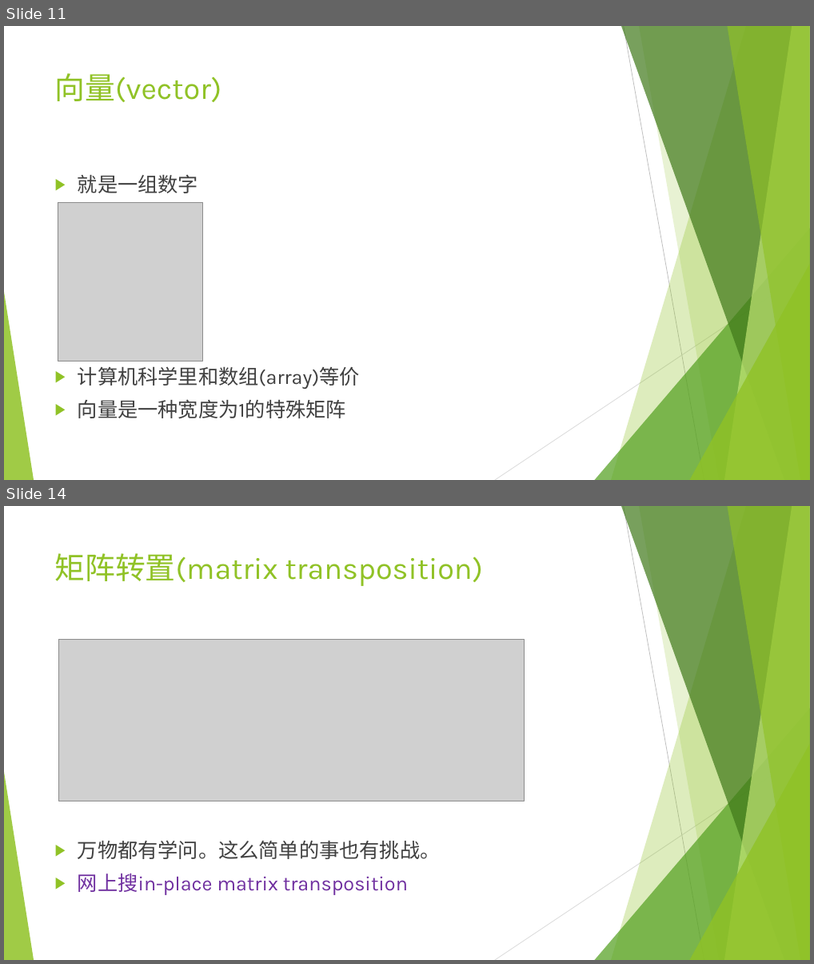
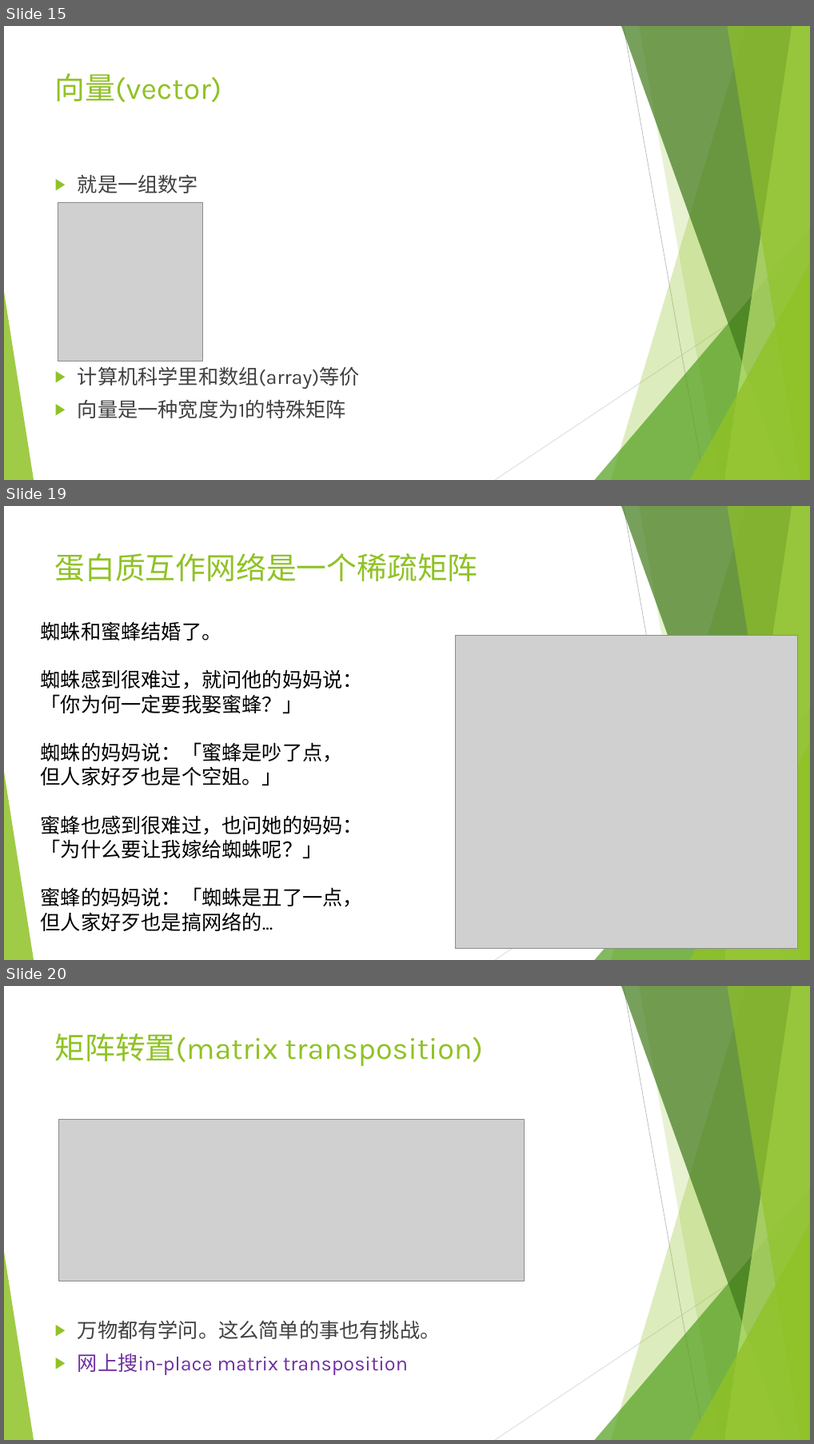
Before and after one commit to wangyi-fudan/BIOL130173, a slide deck: 1_linear_algebra.pptx. Shown one above the other, each under a label of ours: slides 11 and 14 before the commit, slides 15, 19 and 20 after it; the slides between them are not shown. The pictures are 814x964 and 814x1444 pixels, drawn with LibreOffice and Linux fonts; fonts in the diff are those of the drawing; grey boxes stand for pictures. Boxes give left, top, right and bottom in pixels: in the first picture for what was removed or moved away, otherwise in the second. Text is boxed around its words. In the diff, an @@ line names an element or a change of style, - is before the commit and + after.

```diff
--- a/1_linear_algebra.pptx
+++ b/1_linear_algebra.pptx
@@ slide 19 added at (4, 506, 810, 960), background #FFFFFF; not listed: 10 template elements that a slide beside it also shows @@
@@ title added at (55, 553, 478, 582), 36 pt, text #90C226 @@
+蛋白质互作网络是一个稀疏矩阵
@@ text added at (41, 621, 363, 931), 24 pt, text #000000 @@
+蜘蛛和蜜蜂结婚了。
+蜘蛛感到很难过，就问他的妈妈说：「你为何一定要我娶蜜蜂？」
+蜘蛛的妈妈说：「蜜蜂是吵了点，但人家好歹也是个空姐。」
+蜜蜂也感到很难过，也问她的妈妈：「为什么要让我嫁给蜘蛛呢？」
+蜜蜂的妈妈说：「蜘蛛是丑了一点，但人家好歹也是搞网络的...
@@ picture added at (456, 636, 798, 949) @@
@@ what was slide 11 is now slide 15 @@
@@ what was slide 14 is now slide 20 @@
```
Also in this commit, not shown: 8 slides changed, 8 other slides added.
